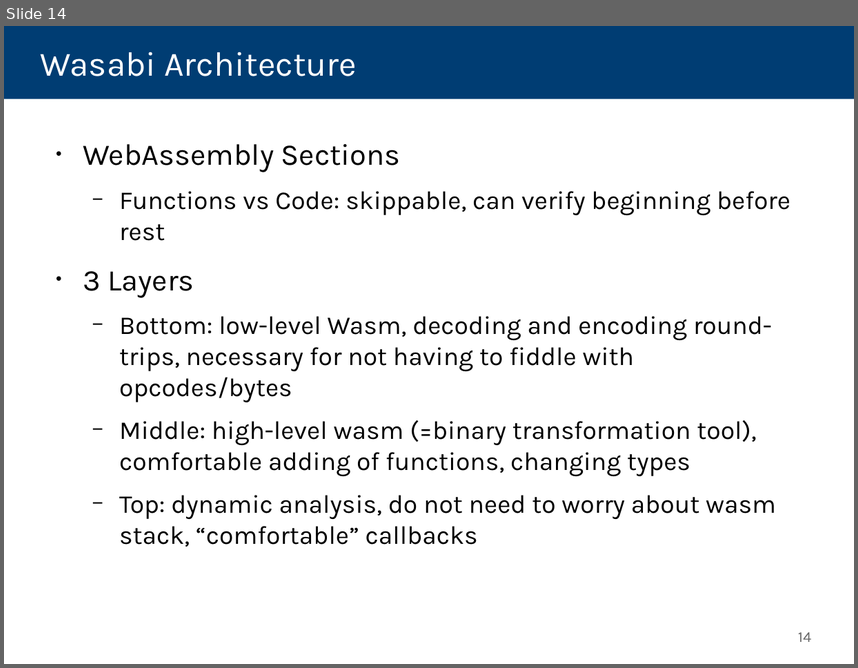
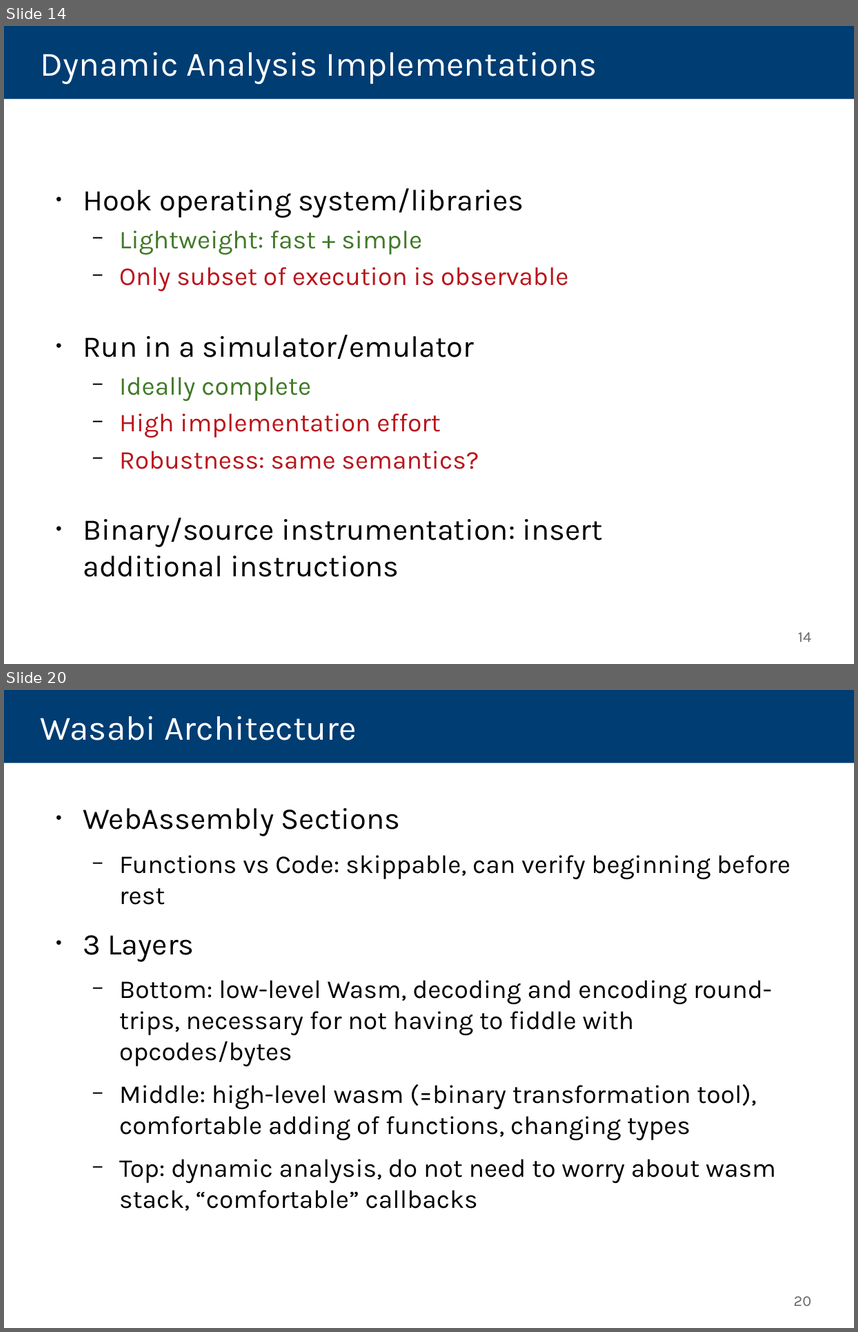
Before and after one commit to danleh/wasabi, a slide deck: 2018-04-11 Presentation/own-work.odp. Shown one above the other, each under a label of ours: slide 14 before the commit, slides 14 and 20 after it; the slides between them are not shown. The pictures are 858x668 and 858x1332 pixels, drawn with LibreOffice and Linux fonts; fonts in the diff are those of the drawing. Boxes give left, top, right and bottom in pixels: in the first picture for what was removed or moved away, otherwise in the second. Text is boxed around its words. In the diff, an @@ line names an element or a change of style, - is before the commit and + after.

```diff
--- a/2018-04-11 Presentation/own-work.odp
+++ b/2018-04-11 Presentation/own-work.odp
@@ slide 14 added at [4,26,854,664], background #FFFFFF @@
@@ title added at [4,26,854,98], fill #003D73, 32 pt, text #FFFFFF @@
+Dynamic Analysis Implementations
@@ text added at [83,188,602,577], 24 pt, text #000000 @@
+● Hook operating system/libraries
+  − Lightweight: fast + simple
+  − Only subset of execution is observable
+● Run in a simulator/emulator
+  − Ideally complete
+  − High implementation effort
+  − Robustness: same semantics?
+● Binary/source instrumentation: insert
+  additional instructions
@@ page number added at [798,632,811,641], 14 pt, text #666666 @@
+14
@@ what was slide 14 is now slide 20 @@
@@ page number at [794,1296,811,1305]: text changed @@
-14
+20
```
Also in this commit, not shown: 4 slides changed, 10 other slides added, 4 slides removed, 2 other files.
